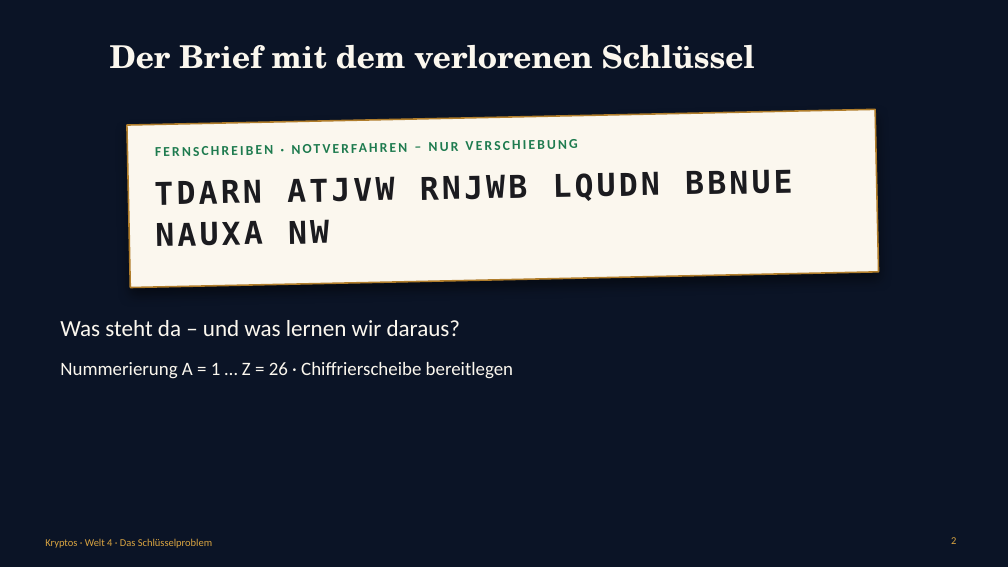
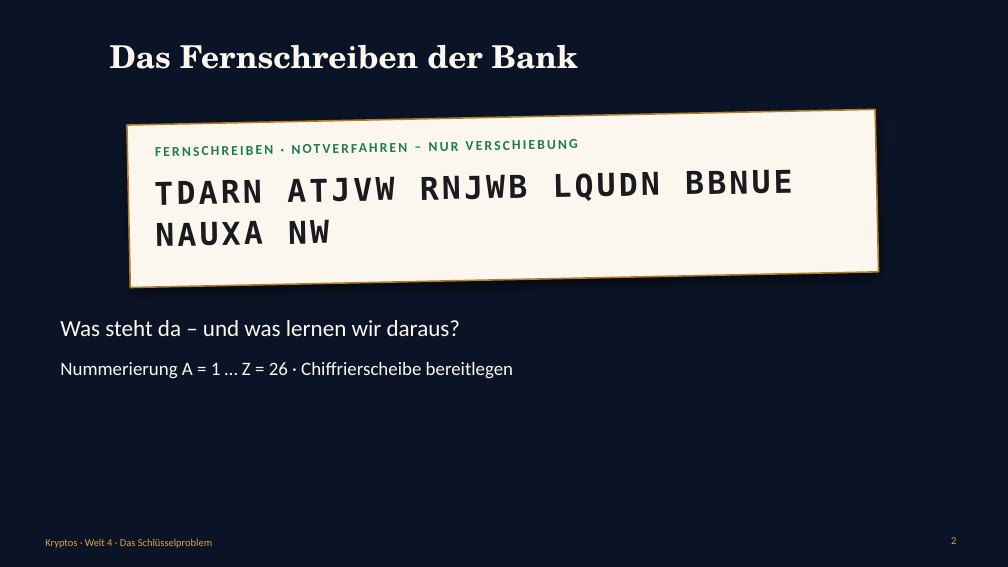
Before and after one commit to frankjuchim/kryptos, a slide deck: slide 2 of materialien/Welt4_Schluesselproblem/1_Praesentation/KR_W4_Praesentation_Stanford.pptx. Drawn at 1008x567 pixels with LibreOffice and Linux fonts; fonts in the diff are those of the drawing; background and template pictures are left out. Boxes give left, top, right and bottom in pixels: in the first picture for what was removed or moved away, otherwise in the second. Text is boxed around its words. In the diff, an @@ line names an element or a change of style, - is before the commit and + after.

```diff
--- a/materialien/Welt4_Schluesselproblem/1_Praesentation/KR_W4_Praesentation_Stanford.pptx
+++ b/materialien/Welt4_Schluesselproblem/1_Praesentation/KR_W4_Praesentation_Stanford.pptx
@@ title at <box>110,45,578,69</box>: text changed @@
-Der Brief mit dem verlorenen Schlüssel
+Das Fernschreiben der Bank
```
Also in this commit, not shown: 53 other files.
